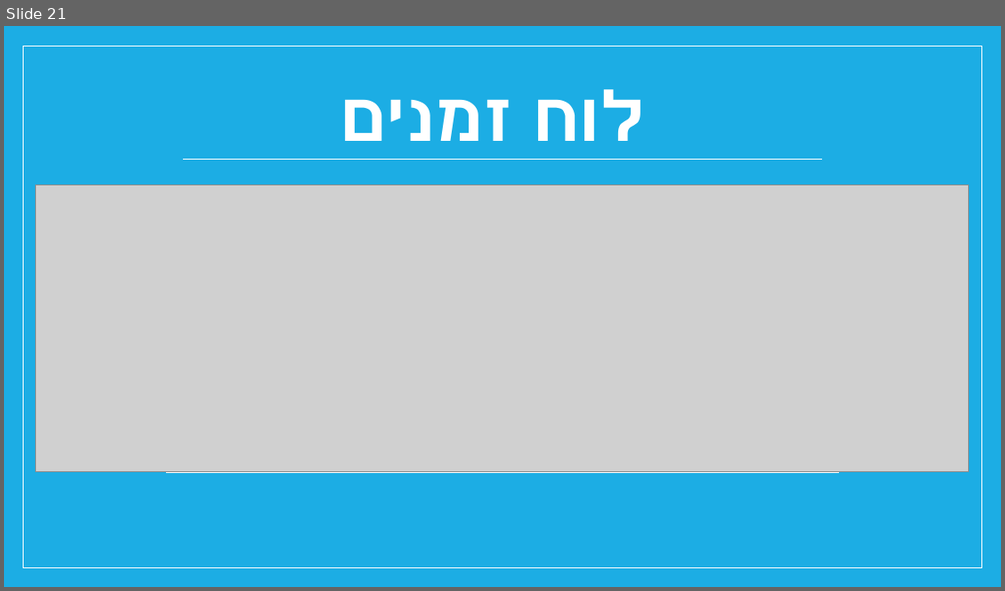
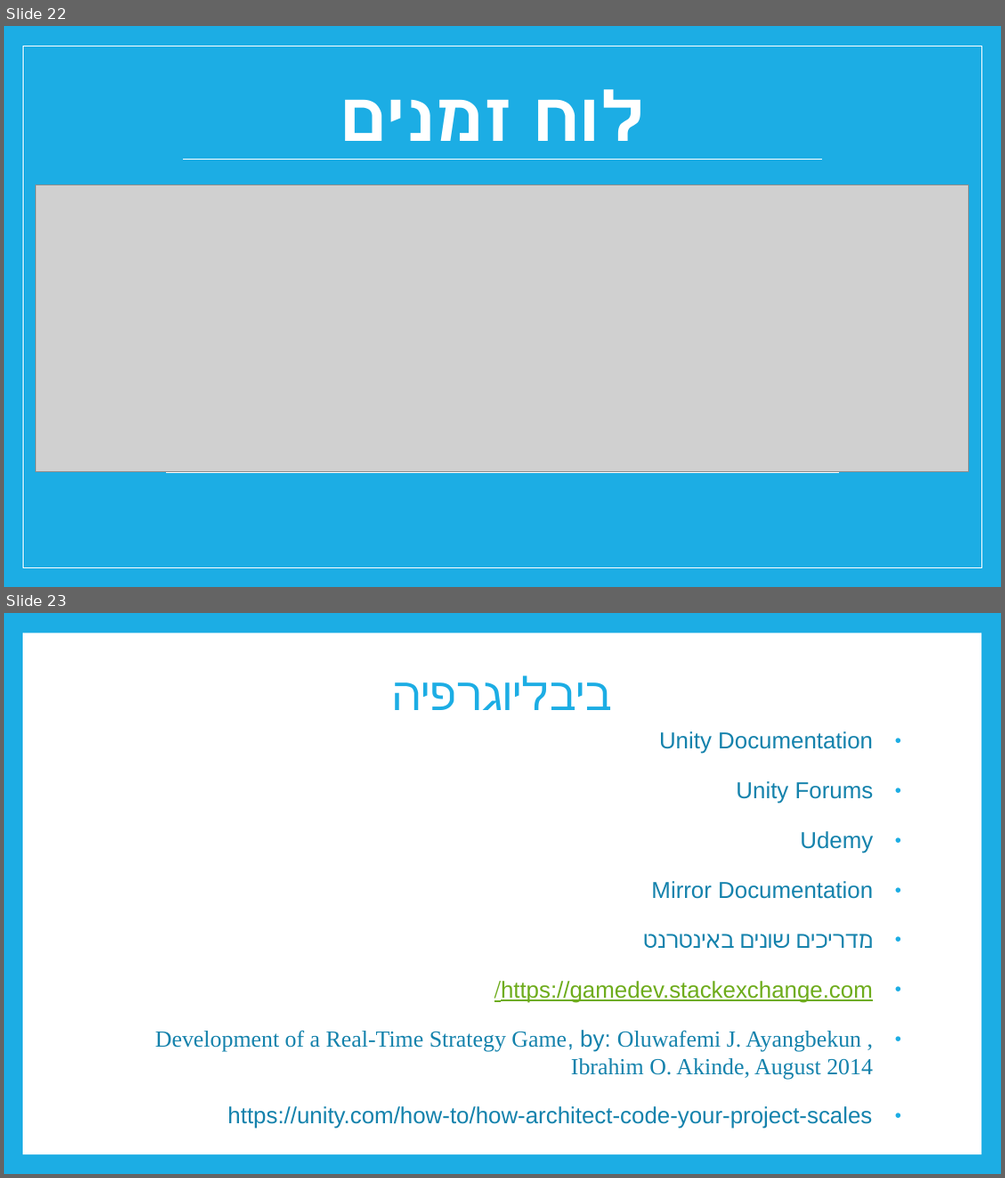
Before and after one commit to eliacharfe/Assemble-Z-Army, a slide deck: דוחות/מצגות/מצגת התקדמות.pptx. Shown one above the other, each under a label of ours: slide 21 before the commit, slides 22 and 23 after it. The pictures are 1005x591 and 1005x1178 pixels, drawn with LibreOffice and Linux fonts; fonts in the diff are those of the drawing; grey boxes stand for pictures. Boxes give left, top, right and bottom in pixels: in the first picture for what was removed or moved away, otherwise in the second. Text is boxed around its words. In the diff, an @@ line names an element or a change of style, - is before the commit and + after.

```diff
--- a/דוחות/מצגות/מצגת התקדמות.pptx
+++ b/דוחות/מצגות/מצגת התקדמות.pptx
@@ slide 23 added at (4, 613, 1001, 1174), background #1CADE4 @@
@@ rectangle added at (23, 633, 981, 1154), fill #FFFFFF @@
@@ title added at (393, 675, 612, 710), 44 pt, text #1CADE4 @@
+ביבליוגרפיה
@@ text added at (155, 731, 874, 1128), 22.2 pt, text #1482AC @@
+• Unity Documentation
+• Unity Forums
+• Udemy
+• Mirror Documentation
+• מדריכים שונים באינטרנט
+• https://gamedev.stackexchange.com/
+• Development of a Real-Time Strategy Game, by: Oluwafemi J. Ayangbekun , Ibrahim O. Akinde, August 2014
+• https://unity.com/how-to/how-architect-code-your-project-scales
@@ what was slide 21 is now slide 22 @@
```
Also in this commit, not shown: 4 slides changed, 3 other slides added, 2 other files.
